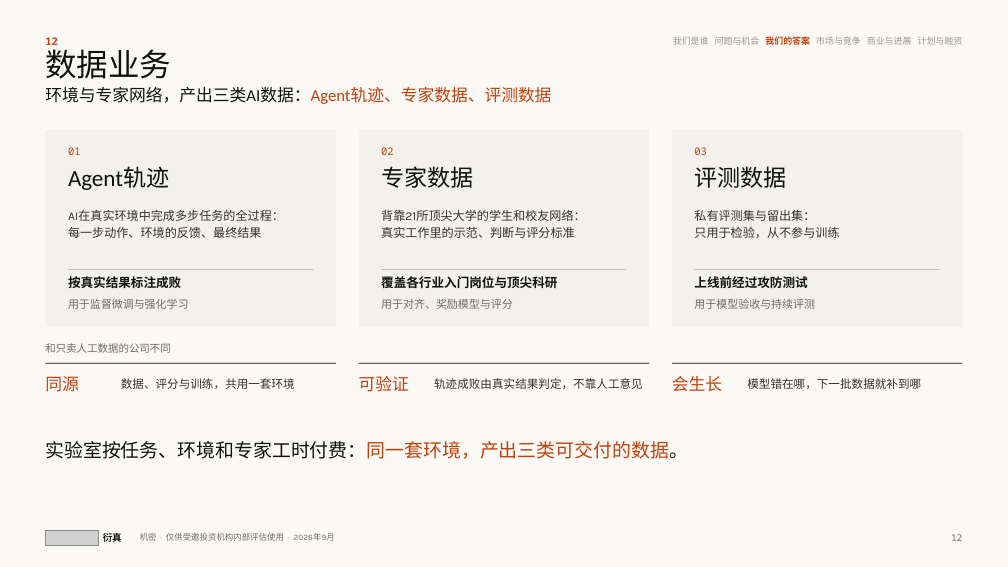
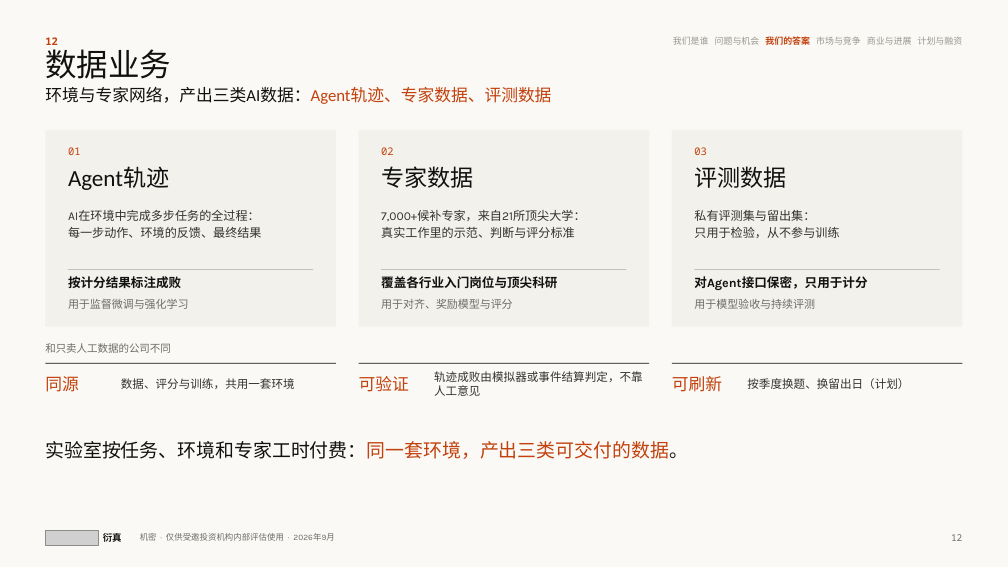
Before and after one commit to wangchen0802/Delta1, a slide deck: slide 12 of SimReal-BP-v33.pptx. Drawn at 1008x567 pixels with LibreOffice and Linux fonts; fonts in the diff are those of the drawing; grey boxes stand for pictures. Boxes give left, top, right and bottom in pixels: in the first picture for what was removed or moved away, otherwise in the second. Text is boxed around its words. In the diff, an @@ line names an element or a change of style, - is before the commit and + after.

```diff
--- a/SimReal-BP-v33.pptx
+++ b/SimReal-BP-v33.pptx
@@ text at (68,210,262,238): text changed @@
-AI在真实环境中完成多步任务的全过程：
-每一步动作、环境的反馈、最终结果
+AI在环境中完成多步任务的全过程：
+每一步动作、环境的反馈、最终结果
@@ text at (381,210,585,238): text changed @@
-背靠21所顶尖大学的学生和校友网络：
-真实工作里的示范、判断与评分标准
+7,000+候补专家，来自21所顶尖大学：
+真实工作里的示范、判断与评分标准
@@ text at (68,276,181,288): text changed @@
-按真实结果标注成败
+按计分结果标注成败
@@ text at (694,276,867,290): text changed @@
-上线前经过攻防测试
+对Agent接口保密，只用于计分
@@ text at (434,371,643,396): text changed @@
-轨迹成败由真实结果判定，不靠人工意见
+轨迹成败由模拟器或事件结算判定，不靠人工意见
@@ text at (672,376,722,392): text changed @@
-会生长
+可刷新
@@ text at (747,378,909,389): text changed @@
-模型错在哪，下一批数据就补到哪
+按季度换题、换留出日（计划）
```
Also in this commit, not shown: 24 other slides changed, 6 other files.
